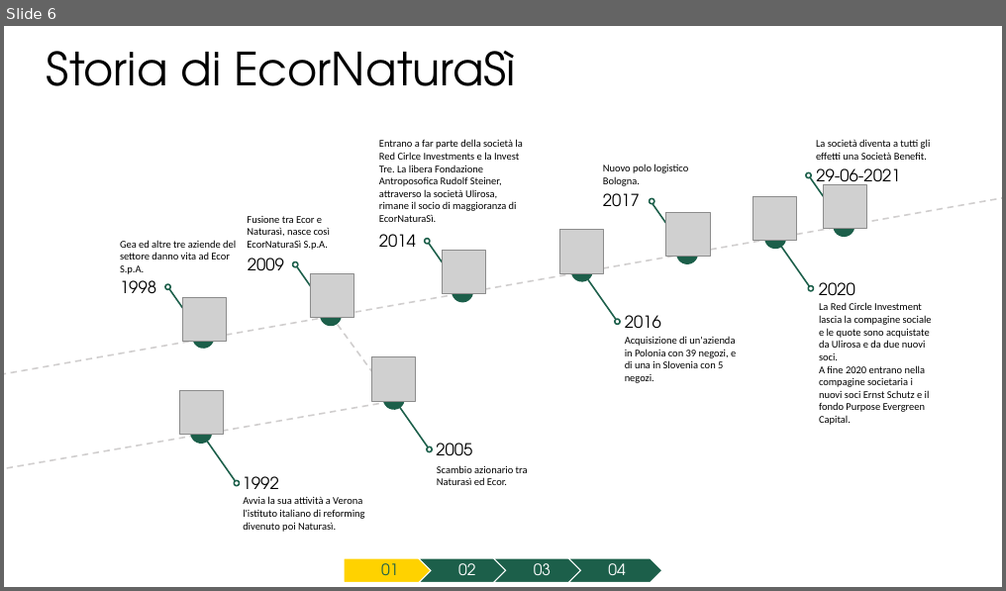
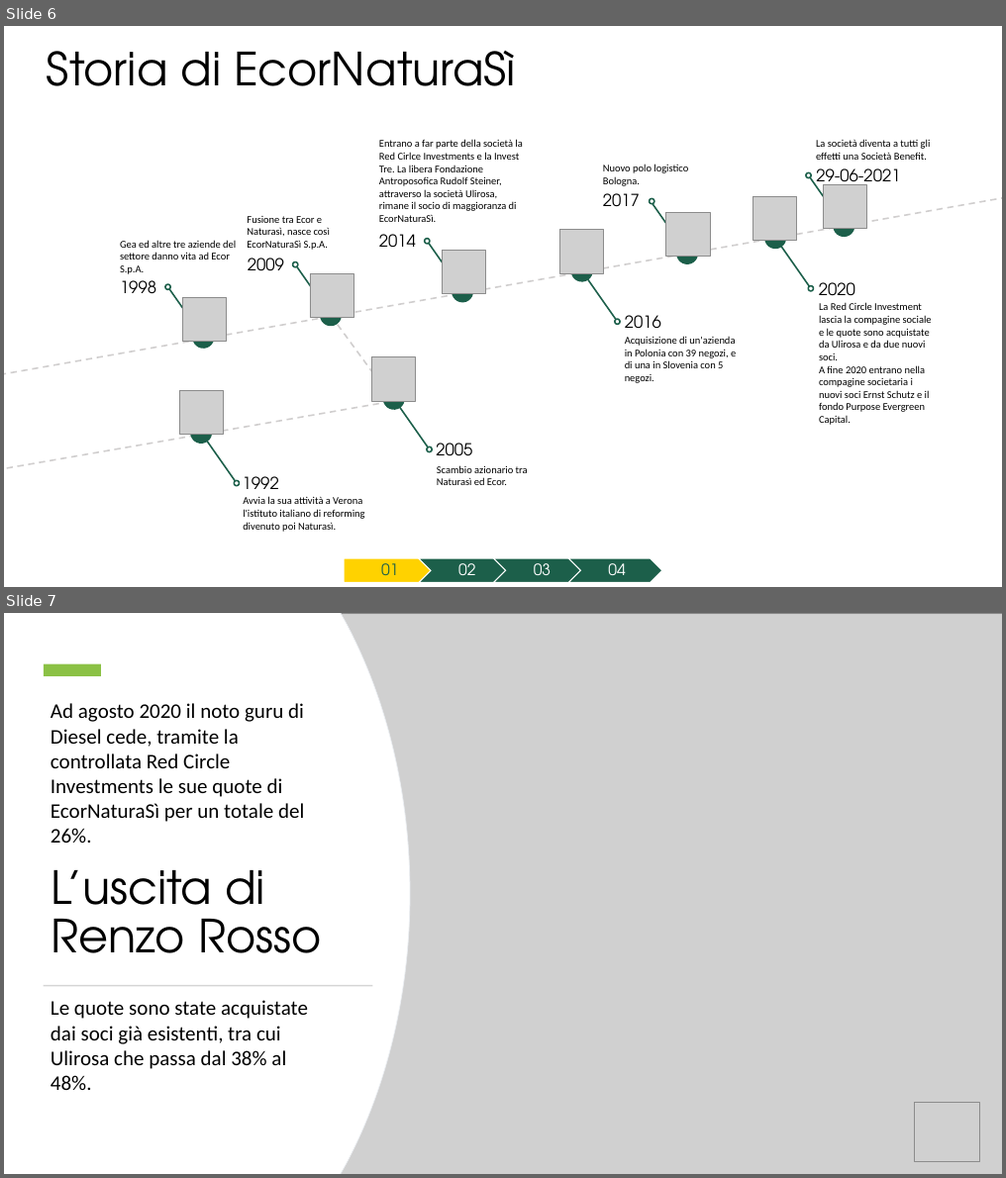
Before and after one commit to Censacrof/naturasi-pw-eoa, a slide deck: PresentazioneNaturasi.pptx. Shown one above the other, each under a label of ours: slide 6 before the commit, slides 6 and 7 after it. The pictures are 1006x591 and 1006x1178 pixels, drawn with LibreOffice and Linux fonts; fonts in the diff are those of the drawing; grey boxes stand for pictures. Boxes give left, top, right and bottom in pixels: in the first picture for what was removed or moved away, otherwise in the second. Text is boxed around its words. In the diff, an @@ line names an element or a change of style, - is before the commit and + after.

```diff
--- a/PresentazioneNaturasi.pptx
+++ b/PresentazioneNaturasi.pptx
@@ slide 7 added at [4, 613, 1002, 1174], background #FFFFFF @@
@@ freeform shape added at [4, 613, 410, 1174], fill #FFFFFF, outline #EBEEF2 0.75 pt @@
@@ freeform shape added at [4, 613, 409, 1174], fill #FFFFFF @@
@@ picture added at [341, 613, 1002, 1174] @@
@@ rectangle added at [44, 664, 101, 676], fill #8BC145 @@
@@ text added at [51, 703, 304, 822], 20 pt, text #000000 @@
+Ad agosto 2020 il noto guru di Diesel cede, tramite la controllata Red Circle Investments le sue quote di EcorNaturaSì per un totale del 26%.
@@ title added at [51, 870, 321, 954], 44 pt, text #000000 @@
+L’uscita di Renzo Rosso
@@ rectangle added at [44, 985, 373, 986], fill #D5D5D5 @@
@@ text added at [51, 1000, 308, 1069], 20 pt, text #000000 @@
+Le quote sono state acquistate dai soci già esistenti, tra cui Ulirosa che passa dal 38% al 48%.
@@ picture added at [915, 1102, 979, 1161] @@
```
Also in this commit, not shown: 4 slides changed, 4 other slides added.
